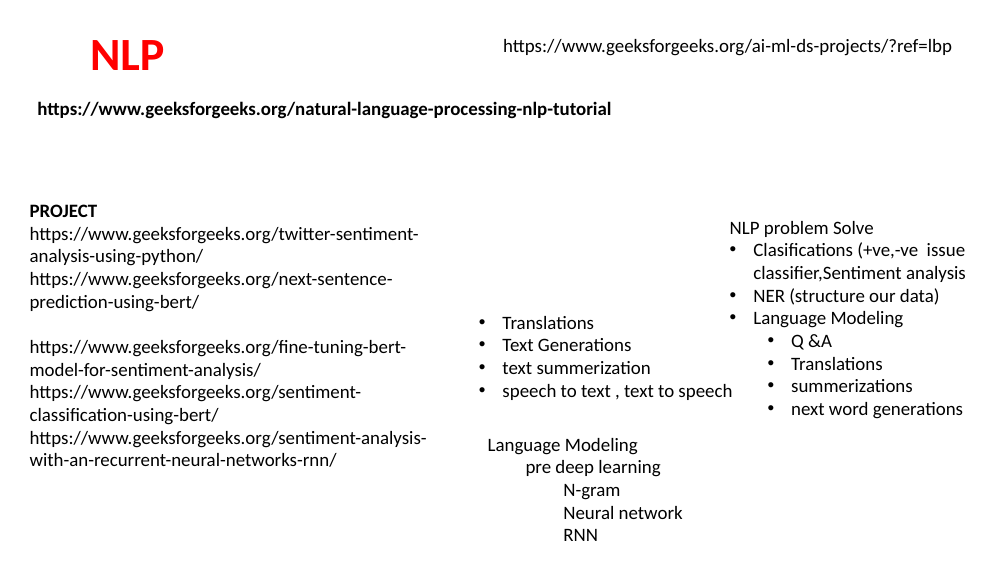
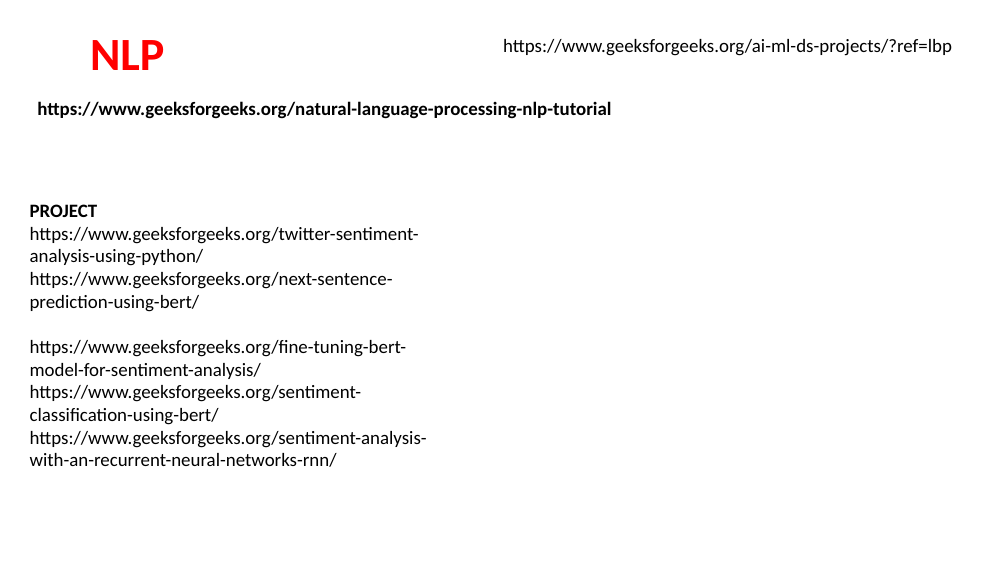
Before and after one commit to shahil04/ds_materials, a slide deck: slide 13 of 9.Deep_learning/class_11.1_text_vectorizarion_sentiment_analysis.pptx (slide 11 before the commit). Drawn at 1008x567 pixels with LibreOffice and Linux fonts; fonts in the diff are those of the drawing. Boxes give left, top, right and bottom in pixels: in the first picture for what was removed or moved away, otherwise in the second. Text is boxed around its words. In the diff, an @@ line names an element or a change of style, - is before the commit and + after.

```diff
--- a/9.Deep_learning/class_11.1_text_vectorizarion_sentiment_analysis.pptx
+++ b/9.Deep_learning/class_11.1_text_vectorizarion_sentiment_analysis.pptx
@@ text removed at box(730, 221, 966, 419) @@
-NLP problem Solve
-• Clasifications (+ve,-ve issue classifier,Sentiment analysis
-• NER (structure our data)
-• Language Modeling
-  • Q &A
-  • Translations
-  • summerizations
-  • next word generations
@@ text removed at box(502, 316, 732, 400) @@
-• Translations
-• Text Generations
-• text summerization
-• speech to text , text to speech
@@ text removed at box(488, 438, 683, 541) @@
-Language Modeling
-pre deep learning
-  N-gram
-  Neural network
-  RNN
```
Also in this commit, not shown: 1 other slide changed, 2 slides added, 19 other files.
